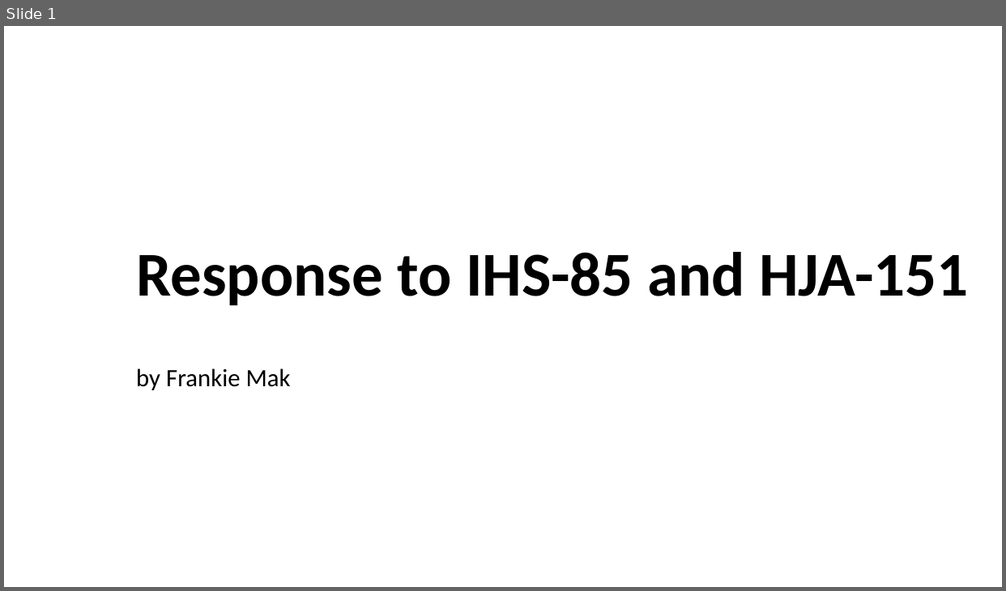
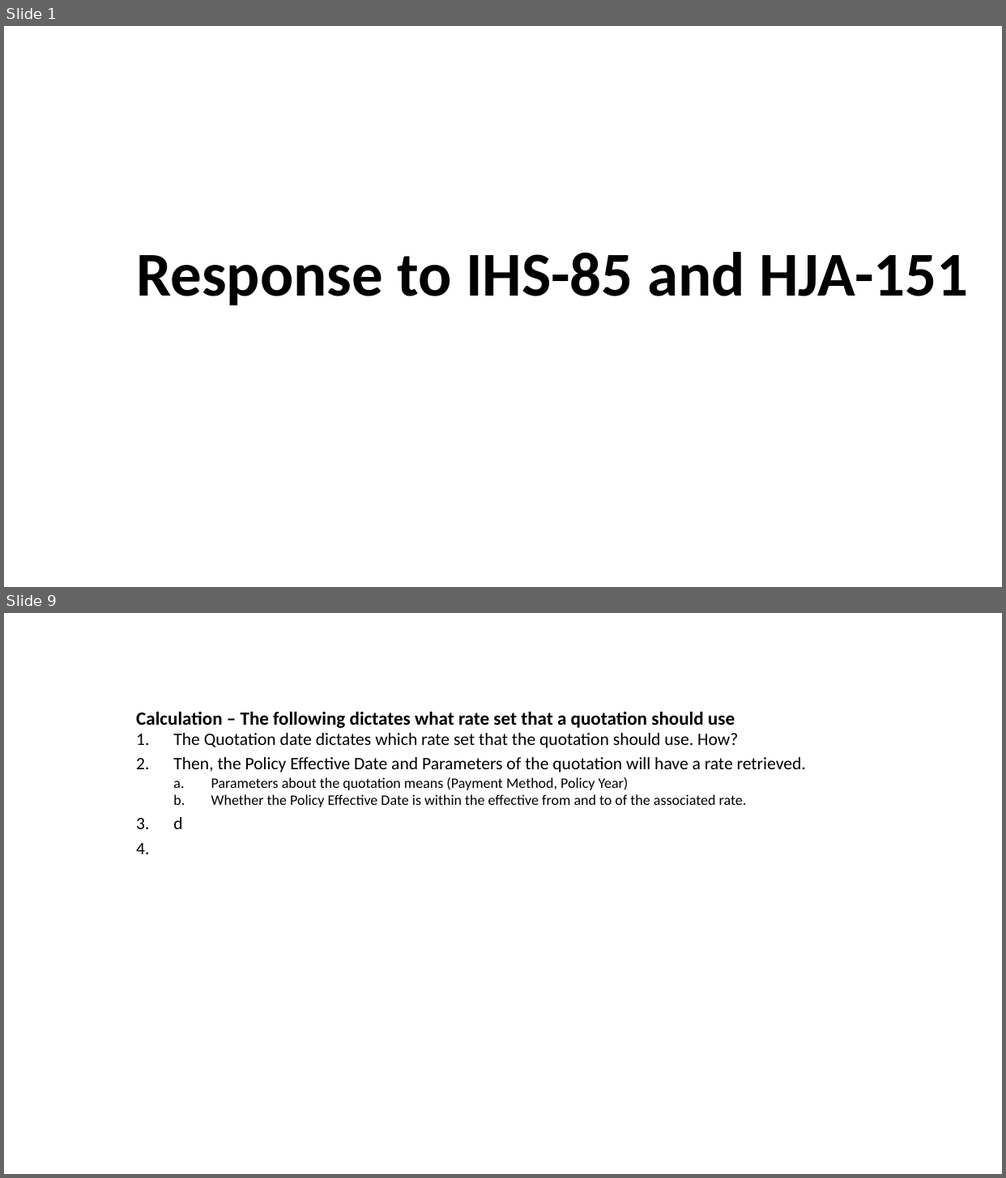
Before and after one commit to frankiemak/general, a slide deck: Presentation1.pptx. Shown one above the other, each under a label of ours: slide 1 before the commit, slides 1 and 9 after it; the slides between them are not shown. The pictures are 1006x591 and 1006x1178 pixels, drawn with LibreOffice and Linux fonts; fonts in the diff are those of the drawing. Boxes give left, top, right and bottom in pixels: in the first picture for what was removed or moved away, otherwise in the second. Text is boxed around its words. In the diff, an @@ line names an element or a change of style, - is before the commit and + after.

```diff
--- a/Presentation1.pptx
+++ b/Presentation1.pptx
@@ slide 9 added at <box>4,613,1002,1174</box>, background #FFFFFF @@
@@ title added at <box>136,711,735,728</box>, 18 pt, text #000000, bold @@
+Calculation – The following dictates what rate set that a quotation should use
@@ subtitle added at <box>173,733,806,807</box>, 16.8 pt, text #000000 @@
+1. The Quotation date dictates which rate set that the quotation should use. How?
+2. Then, the Policy Effective Date and Parameters of the quotation will have a rate retrieved.
+  a. Parameters about the quotation means (Payment Method, Policy Year)
+  b. Whether the Policy Effective Date is within the effective from and to of the associated rate.
+3. d
@@ slide 1 changed as well @@
@@ subtitle removed at <box>136,369,291,390</box> @@
-by Frankie Mak
```
Also in this commit, not shown: 3 other slides changed, 6 other slides added, 4 slides removed.
